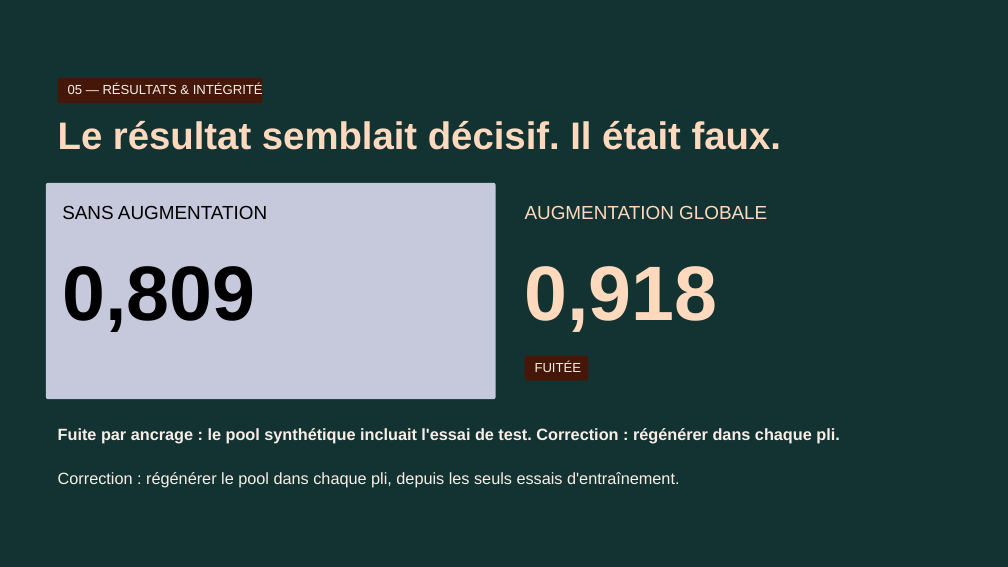
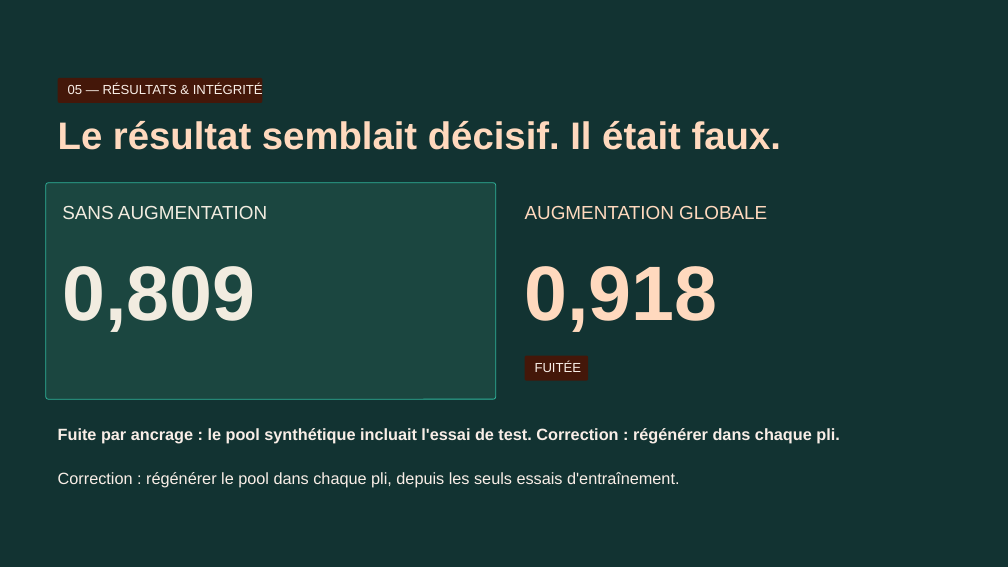
Before and after one commit to wilfried-mbeumi/rondol-process-supervision-demo, a slide deck: slide 16 of reports/soutenance/MBEUMI_Wilfried_PREZ_corrige.pptx. Drawn at 1008x567 pixels with LibreOffice and Linux fonts; fonts in the diff are those of the drawing; background and template pictures are left out. Boxes give left, top, right and bottom in pixels: in the first picture for what was removed or moved away, otherwise in the second. Text is boxed around its words. In the diff, an @@ line names an element or a change of style, - is before the commit and + after.

```diff
--- a/reports/soutenance/MBEUMI_Wilfried_PREZ_corrige.pptx
+++ b/reports/soutenance/MBEUMI_Wilfried_PREZ_corrige.pptx
@@ rounded rectangle at bbox=[46, 183, 496, 399]: fill #C6C9DC to #1B4640; outline none to #2FB39B 0.75 pt @@
@@ text "SANS AUGMENTATION" at bbox=[62, 206, 267, 219]: text colour #000000 to #F2ECE0 @@
@@ text "0,809" at bbox=[62, 266, 255, 332]: text colour #000000 to #F2ECE0 @@
```
Also in this commit, not shown: 5 other slides changed, 6 other files.
